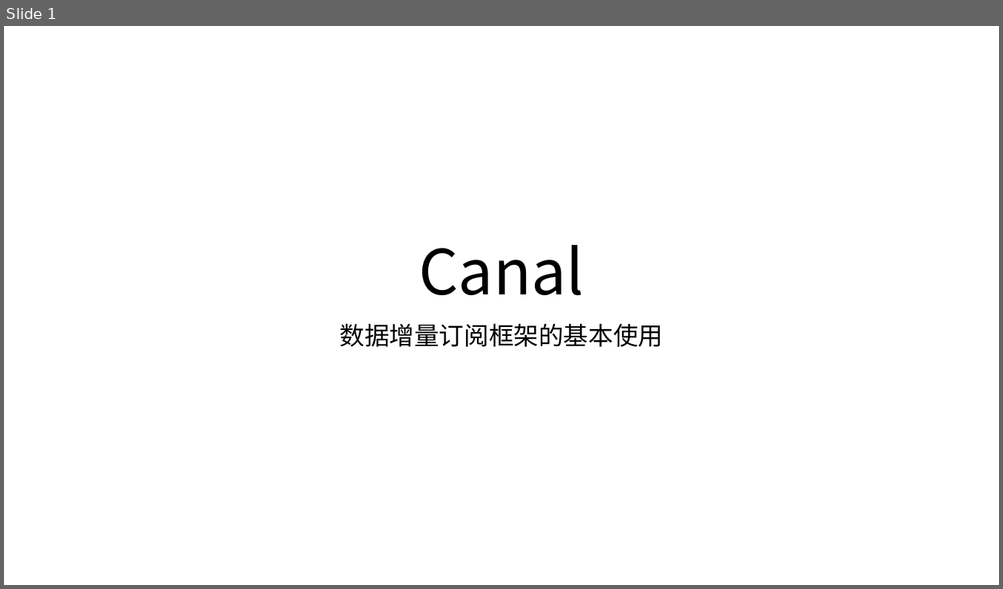
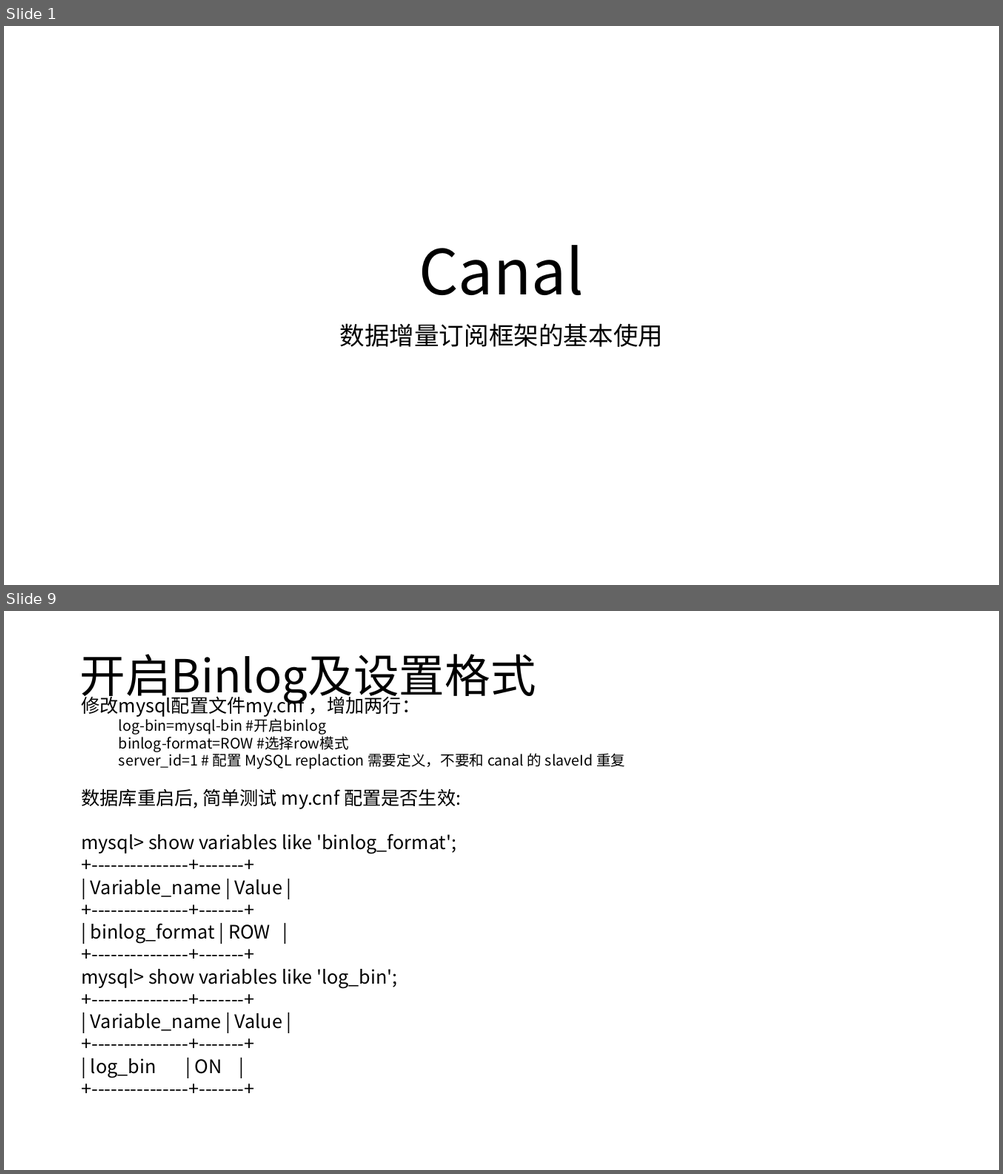
Before and after one commit to xiaoyong1219/StudyNoteRepository, a slide deck: 9、Canal笔记/Canal.pptx. Shown one above the other, each under a label of ours: slide 1 before the commit, slides 1 and 9 after it; the slides between them are not shown. The pictures are 1003x589 and 1003x1174 pixels, drawn with LibreOffice and Linux fonts; fonts in the diff are those of the drawing. Boxes give left, top, right and bottom in pixels: in the first picture for what was removed or moved away, otherwise in the second. Text is boxed around its words. In the diff, an @@ line names an element or a change of style, - is before the commit and + after.

Commit message:
canal PPT

```diff
--- a/9、Canal笔记/Canal.pptx
+++ b/9、Canal笔记/Canal.pptx
@@ slide 9 added at (4,611,999,1170), background #FFFFFF @@
@@ title added at (79,654,535,705), 44 pt, text #000000 @@
+开启Binlog及设置格式
@@ text added at (82,694,625,1078), 18 pt, text #000000 @@
+修改mysql配置文件my.cnf ，增加两行：
+  log-bin=mysql-bin #开启binlog
+  binlog-format=ROW #选择row模式
+  server_id=1 # 配置 MySQL replaction 需要定义，不要和 canal 的 slaveId 重复
+数据库重启后, 简单测试 my.cnf 配置是否生效:
+mysql> show variables like 'binlog_format';
++---------------+-------+
+| Variable_name | Value |
++---------------+-------+
+| binlog_format | ROW |
++---------------+-------+
+mysql> show variables like 'log_bin';
++---------------+-------+
+| Variable_name | Value |
++---------------+-------+
+| log_bin | ON |
++---------------+-------+
```
Also in this commit, not shown: 4 slides changed, 3 other slides added, 3 slides removed, 1 other file.
